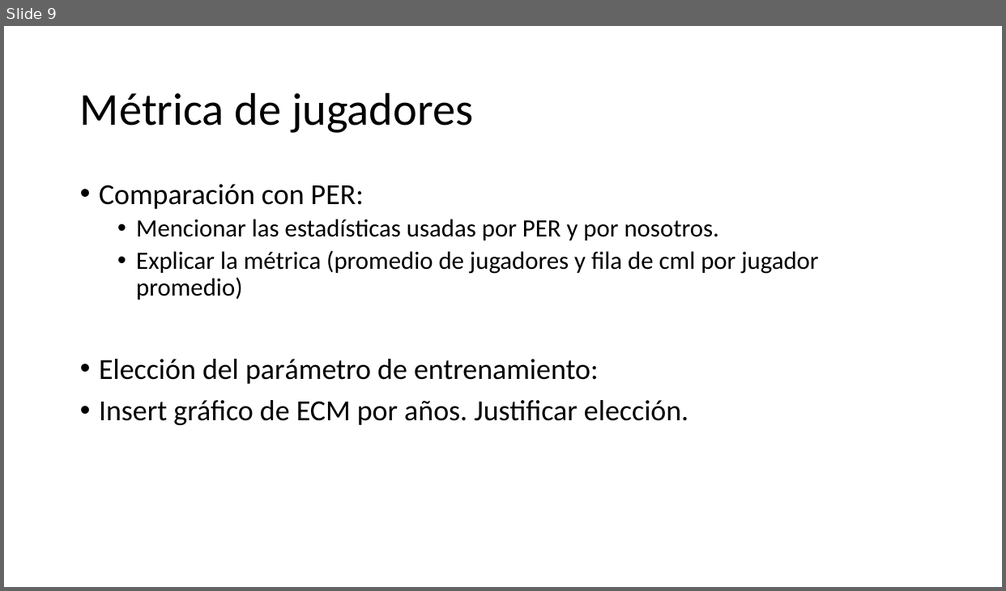
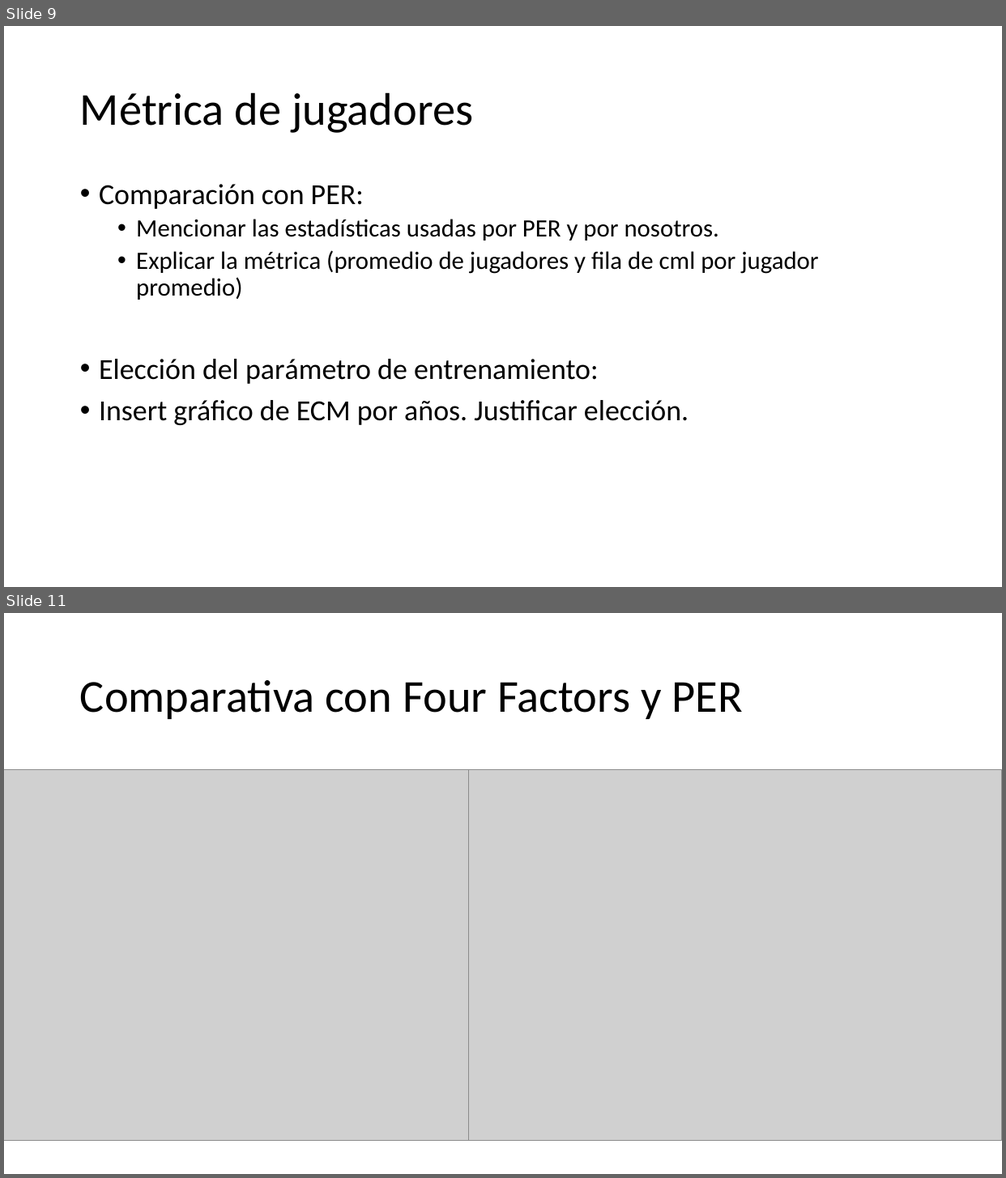
Before and after one commit to mnsantos/metnum-tp3, a slide deck: presentacion/MetnumBall.pptx. Shown one above the other, each under a label of ours: slide 9 before the commit, slides 9 and 11 after it; the slides between them are not shown. The pictures are 1006x591 and 1006x1178 pixels, drawn with LibreOffice and Linux fonts; fonts in the diff are those of the drawing; grey boxes stand for pictures. Boxes give left, top, right and bottom in pixels: in the first picture for what was removed or moved away, otherwise in the second. Text is boxed around its words. In the diff, an @@ line names an element or a change of style, - is before the commit and + after.

```diff
--- a/presentacion/MetnumBall.pptx
+++ b/presentacion/MetnumBall.pptx
@@ slide 11 added at bbox=[4, 613, 1002, 1174], background #FFFFFF @@
@@ title added at bbox=[80, 680, 742, 719], 44 pt, text #000000 @@
+Comparativa con Four Factors y PER
@@ picture added at bbox=[4, 770, 516, 1141] @@
@@ picture added at bbox=[468, 770, 1002, 1141] @@
```
Also in this commit, not shown: 1 slide changed, 1 other file.
